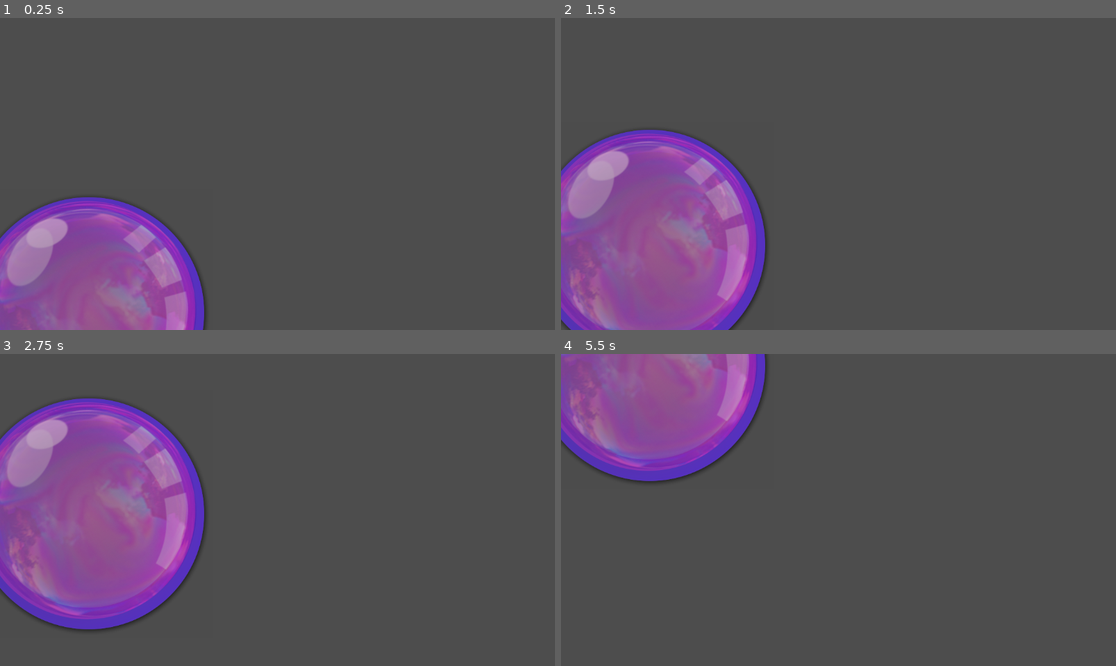
Above: before the commit, frames 1-4 (two rows, left to right).
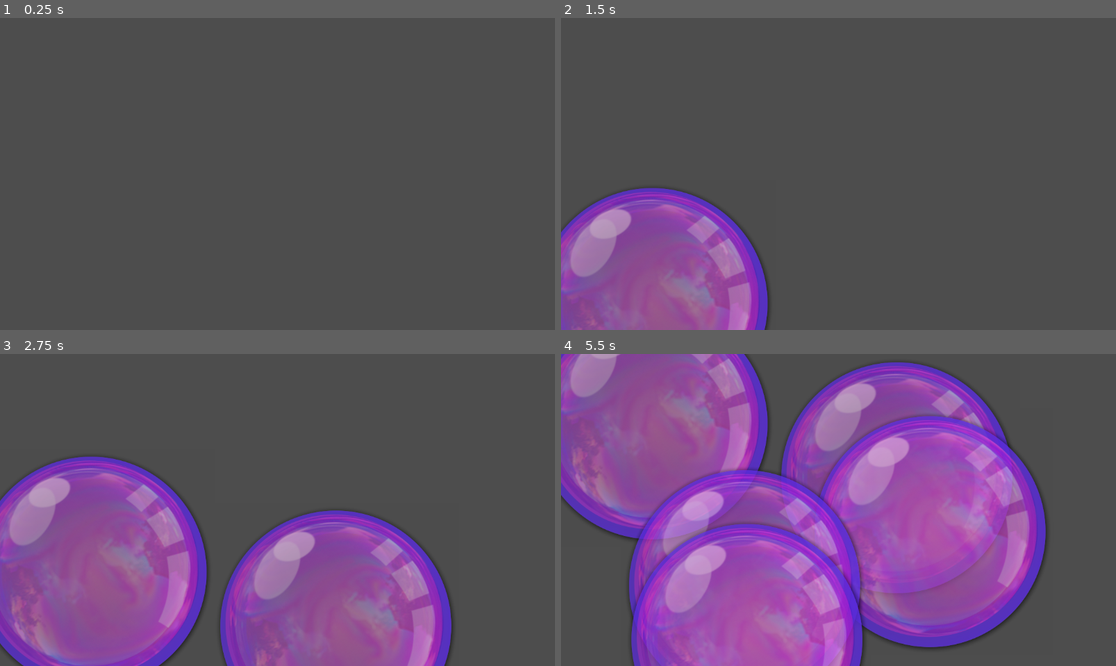
Above: after the commit, the same moments.

Repository: nekoemden/bubble-pop
Game: Godot game, scene res://Main/Main.tscn
The game is run twice, just before and just after one commit, with the same random seed, the same clock (stepped at 60 frames per second) and the same inputs.
Inputs (mouse positions are in pixels of both pictures, inside the frame that each line leads up to):
- Up to frame 1 (0.25 s): no input
- Up to frame 2 (1.5 s): move the mouse to (960, 158) at 0.52 s; click (960, 158) at 0.67 s; move the mouse to (727, 189) at 1.27 s; click (727, 189) at 1.42 s
- Up to frame 3 (2.75 s): move the mouse to (333, 441) at 2.02 s; click (333, 441) at 2.17 s
- Up to frame 4 (5.5 s): move the mouse to (810, 572) at 2.77 s; click (810, 572) at 2.92 s; move the mouse to (1005, 556) at 3.52 s; click (1005, 556) at 3.67 s; move the mouse to (672, 463) at 4.27 s; click (672, 463) at 4.42 s; move the mouse to (866, 510) at 5.02 s; click (866, 510) at 5.17 s

The runs differ from the first frame. In frame 1, 13% of the frame differs, in the area x 0-38%, y 57-100%; in frame 2, 14%; in frame 3, 39%; in frame 4, 63%, in the area x 0-88%, y 0-100%.

Commit message:
Can't click bubbles?

Diff:
--- a/Code/Main/Main.tscn
+++ b/Code/Main/Main.tscn
@@ -4,3 +4,6 @@
 
 [node name="Main" type="Node"]
 script = ExtResource("1_lxy7q")
+
+[node name="Timer" type="Timer" parent="."]
+autostart = true
--- a/Code/Main/main.gd
+++ b/Code/Main/main.gd
@@ -2,11 +2,15 @@
 class_name Main
 
 const BUBBLE = preload("res://bubble/bubble.tscn")
+@onready var timer: Timer = $Timer
 
 func _ready() -> void:
-	spawn_bubble()
+	timer.timeout.connect(on_timed_out)
 
 func spawn_bubble():
 	var bubble: Bubble = BUBBLE.instantiate()
 	bubble.position = Vector2(randi_range(0, get_viewport().size.x), get_viewport().size.y)
 	add_child(bubble)
+
+func on_timed_out():
+	spawn_bubble()
--- a/Code/bubble.gd
+++ /dev/null
@@ -1,18 +0,0 @@
-extends Node
-class_name bubble
-
-# Vars = Nouns
-var is_tall: bool = false
-var my_age: int = 52 #Years.
-var my_weight: float = 5.673 #kg
-var my_name: String = "Kyle Rhone"
-
-var speed: float = -10 # px/ sec.
-
-
-func _ready() -> void:
-	pass # Replace with function body.
-
-
-func _process(delta: float) -> void:
-	position.y += speed
--- a/Code/bubble/bubble.gd
+++ b/Code/bubble/bubble.gd
@@ -1,18 +1,21 @@
-extends Node2D
+extends Area2D
 class_name Bubble
-
-# Vars = Nouns
-var is_tall: bool = false
-var my_age: int = 52 #Years.
-var my_weight: float = 5.673 #kg
-var my_name: String = "Kyle Rhone"
 
 var speed: float = -112 # px/ sec.
 
-
-func _ready() -> void:
-	pass # Replace with function body.
-
+func _reandy() -> void:
+	input_event.connect(on_clicked)
 
 func _process(delta: float) -> void:
 	position.y += speed * delta
+
+func on_clicked(_viewport, event, _shape):
+	print("hi")
+	if event is InputEventMouseButton:
+		print("A button was clicked")
+	if event.button_index == MOUSE_BUTTON_LEFT:
+		print("It's the Left Button!")
+	if event.pressed:
+		print("Mouse down.")
+	else:
+		print("Mouse up.")
--- a/Code/bubble/bubble.tscn
+++ b/Code/bubble/bubble.tscn
@@ -1,13 +1,18 @@
-[gd_scene load_steps=3 format=3 uid="uid://lxljfgfynsd"]
+[gd_scene load_steps=4 format=3 uid="uid://lxljfgfynsd"]
 
 [ext_resource type="Texture2D" uid="uid://brsy70u843wyn" path="res://Textures/bubble.png" id="1_aji7b"]
 [ext_resource type="Script" uid="uid://tmjrx1toojrr" path="res://bubble/bubble.gd" id="1_s8ch0"]
 
-[node name="Bubble" type="Node2D"]
+[sub_resource type="CircleShape2D" id="CircleShape2D_2gnhd"]
+radius = 239.15057
+
+[node name="Bubble" type="Area2D"]
 script = ExtResource("1_s8ch0")
 
-[node name="Sprite2D" type="Sprite2D" parent="."]
+[node name="Bubble" type="Sprite2D" parent="."]
+position = Vector2(1, 1)
+texture = ExtResource("1_aji7b")
 
-[node name="Bubble" type="Sprite2D" parent="."]
-position = Vector2(-4, -8)
-texture = ExtResource("1_aji7b")
+[node name="CollisionShape2D" type="CollisionShape2D" parent="."]
+position = Vector2(-1, 0)
+shape = SubResource("CircleShape2D_2gnhd")
Not shown, removed: Code/bubble.gd.uid
Not shown, changed: .DS_Store
